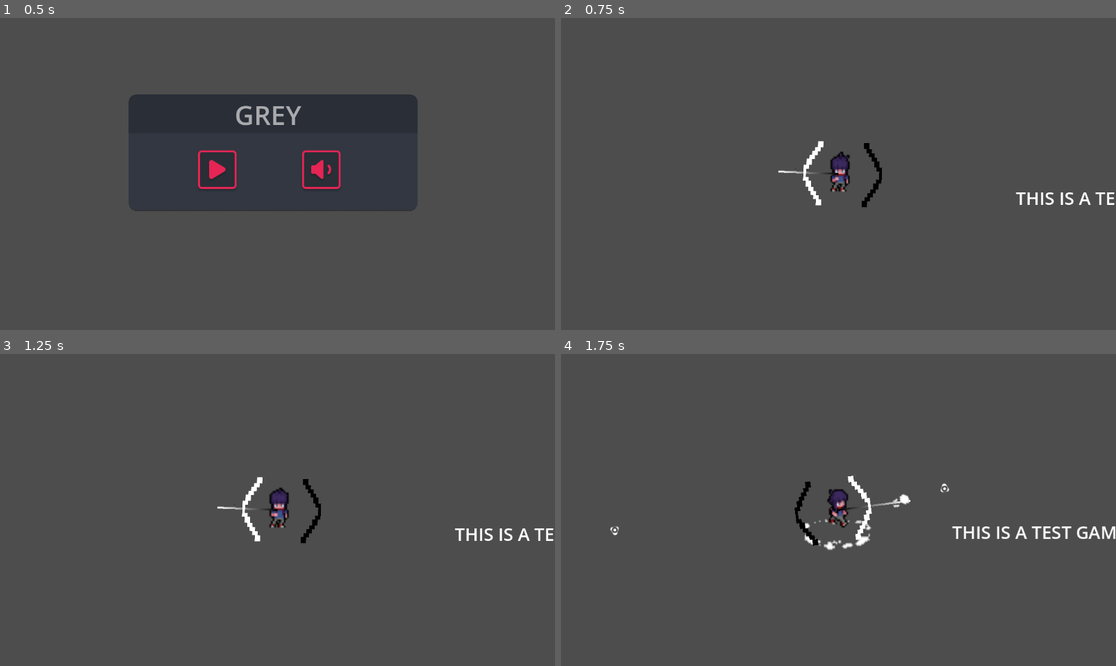
Above: before the commit, frames 1-4 (two rows, left to right).
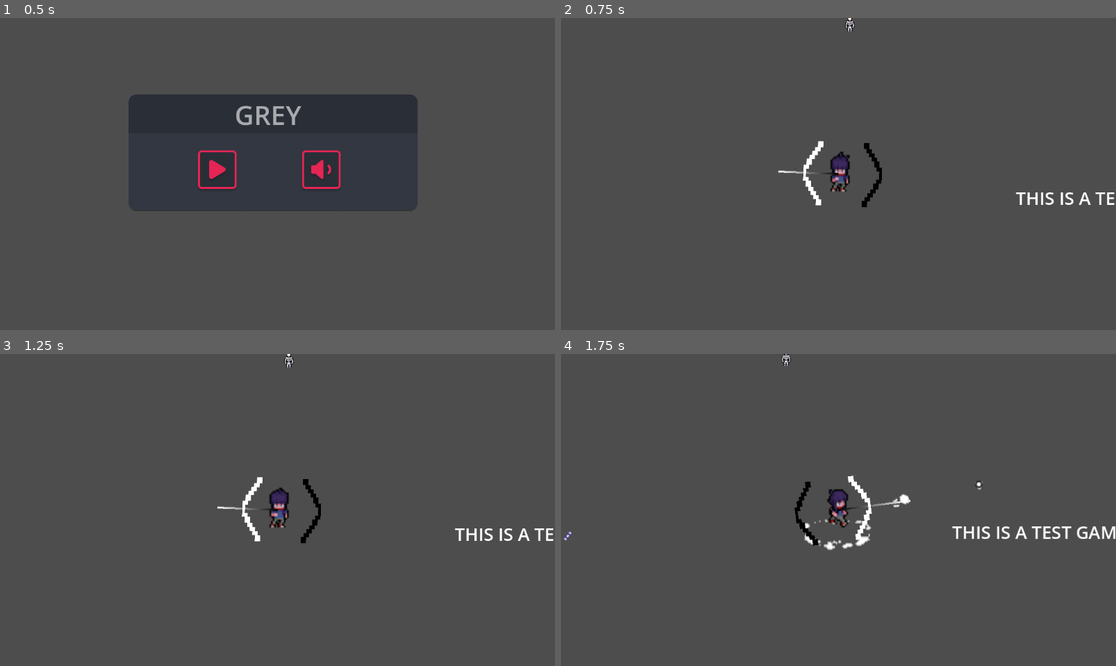
Above: after the commit, the same moments.

Repository: neveront/myFirstGame
Game: Godot game, scene res://scenes/main.tscn
Two runs of this game, one before a commit and one after it. Both use one fixed random seed, a clock stepped at 60 frames per second and the inputs below.
Inputs (mouse positions are in pixels of both pictures, inside the frame that each line leads up to):
- Up to frame 1 (0.5 s): no input
- Up to frame 2 (0.75 s): click (777, 170) at 0.5 s
- Up to frame 3 (1.25 s): no input
- Up to frame 4 (1.75 s): tap Enter at 1.25 s; move the mouse to (960, 494) at 1.27 s; hold D (walk_right) from 1.28 s (still down); right-click (960, 494) at 1.35 s; click (960, 494) at 1.42 s

Frame 1 is identical in both runs. In frame 2, less than 0.1% of the frame differs, in the area x 51-53%, y 0-5%; in frame 3, less than 0.1%; in frame 4, 0.1%, in the area x 0-76%, y 0-60%.

Commit message:
fixed shooting and added mob asset

Diff:
--- /dev/null
+++ b/mob.tscn
@@ -0,0 +1,337 @@
+[gd_scene load_steps=44 format=3 uid="uid://1ujsaof8jqm"]
+
+[ext_resource type="Texture2D" uid="uid://wp24cgtxplyo" path="res://assets/mobs/Skeleton/Skeleton_Idle.png" id="1_nokgg"]
+[ext_resource type="Texture2D" uid="uid://bqg7bxu3tfjsj" path="res://assets/mobs/Skeleton/Skeleton_Move.png" id="2_ubaqv"]
+
+[sub_resource type="AtlasTexture" id="AtlasTexture_p11y5"]
+atlas = ExtResource("1_nokgg")
+region = Rect2(0, 0, 128, 128)
+
+[sub_resource type="AtlasTexture" id="AtlasTexture_s5nov"]
+atlas = ExtResource("1_nokgg")
+region = Rect2(128, 0, 128, 128)
+
+[sub_resource type="AtlasTexture" id="AtlasTexture_b3mxk"]
+atlas = ExtResource("1_nokgg")
+region = Rect2(256, 0, 128, 128)
+
+[sub_resource type="AtlasTexture" id="AtlasTexture_1qmh0"]
+atlas = ExtResource("1_nokgg")
+region = Rect2(384, 0, 128, 128)
+
+[sub_resource type="AtlasTexture" id="AtlasTexture_gfurk"]
+atlas = ExtResource("1_nokgg")
+region = Rect2(0, 128, 128, 128)
+
+[sub_resource type="AtlasTexture" id="AtlasTexture_ieysi"]
+atlas = ExtResource("1_nokgg")
+region = Rect2(128, 128, 128, 128)
+
+[sub_resource type="AtlasTexture" id="AtlasTexture_cixyi"]
+atlas = ExtResource("1_nokgg")
+region = Rect2(256, 128, 128, 128)
+
+[sub_resource type="AtlasTexture" id="AtlasTexture_7ulmv"]
+atlas = ExtResource("1_nokgg")
+region = Rect2(384, 128, 128, 128)
+
+[sub_resource type="AtlasTexture" id="AtlasTexture_pcqmr"]
+atlas = ExtResource("1_nokgg")
+region = Rect2(0, 256, 128, 128)
+
+[sub_resource type="AtlasTexture" id="AtlasTexture_jbnni"]
+atlas = ExtResource("1_nokgg")
+region = Rect2(128, 256, 128, 128)
+
+[sub_resource type="AtlasTexture" id="AtlasTexture_yscv0"]
+atlas = ExtResource("1_nokgg")
+region = Rect2(256, 256, 128, 128)
+
+[sub_resource type="AtlasTexture" id="AtlasTexture_eqsov"]
+atlas = ExtResource("1_nokgg")
+region = Rect2(384, 256, 128, 128)
+
+[sub_resource type="AtlasTexture" id="AtlasTexture_wvrms"]
+atlas = ExtResource("1_nokgg")
+region = Rect2(0, 384, 128, 128)
+
+[sub_resource type="AtlasTexture" id="AtlasTexture_h0ign"]
+atlas = ExtResource("1_nokgg")
+region = Rect2(128, 384, 128, 128)
+
+[sub_resource type="AtlasTexture" id="AtlasTexture_6ak38"]
+atlas = ExtResource("1_nokgg")
+region = Rect2(256, 384, 128, 128)
+
+[sub_resource type="AtlasTexture" id="AtlasTexture_rxhkm"]
+atlas = ExtResource("1_nokgg")
+region = Rect2(384, 384, 128, 128)
+
+[sub_resource type="AtlasTexture" id="AtlasTexture_mhy1y"]
+atlas = ExtResource("2_ubaqv")
+region = Rect2(0, 0, 128, 128)
+
+[sub_resource type="AtlasTexture" id="AtlasTexture_gy8bd"]
+atlas = ExtResource("2_ubaqv")
+region = Rect2(128, 0, 128, 128)
+
+[sub_resource type="AtlasTexture" id="AtlasTexture_srff1"]
+atlas = ExtResource("2_ubaqv")
+region = Rect2(256, 0, 128, 128)
+
+[sub_resource type="AtlasTexture" id="AtlasTexture_hpl8x"]
+atlas = ExtResource("2_ubaqv")
+region = Rect2(384, 0, 128, 128)
+
+[sub_resource type="AtlasTexture" id="AtlasTexture_10kxg"]
+atlas = ExtResource("2_ubaqv")
+region = Rect2(512, 0, 128, 128)
+
+[sub_resource type="AtlasTexture" id="AtlasTexture_5en0g"]
+atlas = ExtResource("2_ubaqv")
+region = Rect2(640, 0, 128, 128)
+
+[sub_resource type="AtlasTexture" id="AtlasTexture_n647c"]
+atlas = ExtResource("2_ubaqv")
+region = Rect2(0, 128, 128, 128)
+
+[sub_resource type="AtlasTexture" id="AtlasTexture_7dsds"]
+atlas = ExtResource("2_ubaqv")
+region = Rect2(128, 128, 128, 128)
+
+[sub_resource type="AtlasTexture" id="AtlasTexture_fifov"]
+atlas = ExtResource("2_ubaqv")
+region = Rect2(256, 128, 128, 128)
+
+[sub_resource type="AtlasTexture" id="AtlasTexture_2jsyd"]
+atlas = ExtResource("2_ubaqv")
+region = Rect2(384, 128, 128, 128)
+
+[sub_resource type="AtlasTexture" id="AtlasTexture_8btig"]
+atlas = ExtResource("2_ubaqv")
+region = Rect2(512, 128, 128, 128)
+
+[sub_resource type="AtlasTexture" id="AtlasTexture_e4h0j"]
+atlas = ExtResource("2_ubaqv")
+region = Rect2(640, 128, 128, 128)
+
+[sub_resource type="AtlasTexture" id="AtlasTexture_drs6q"]
+atlas = ExtResource("2_ubaqv")
+region = Rect2(0, 256, 128, 128)
+
+[sub_resource type="AtlasTexture" id="AtlasTexture_ux8s0"]
+atlas = ExtResource("2_ubaqv")
+region = Rect2(128, 256, 128, 128)
+
+[sub_resource type="AtlasTexture" id="AtlasTexture_sahnv"]
+atlas = ExtResource("2_ubaqv")
+region = Rect2(256, 256, 128, 128)
+
+[sub_resource type="AtlasTexture" id="AtlasTexture_sheiy"]
+atlas = ExtResource("2_ubaqv")
+region = Rect2(384, 256, 128, 128)
+
+[sub_resource type="AtlasTexture" id="AtlasTexture_0bfok"]
+atlas = ExtResource("2_ubaqv")
+region = Rect2(512, 256, 128, 128)
+
+[sub_resource type="AtlasTexture" id="AtlasTexture_ablnv"]
+atlas = ExtResource("2_ubaqv")
+region = Rect2(640, 256, 128, 128)
+
+[sub_resource type="AtlasTexture" id="AtlasTexture_ora81"]
+atlas = ExtResource("2_ubaqv")
+region = Rect2(0, 384, 128, 128)
+
+[sub_resource type="AtlasTexture" id="AtlasTexture_mvl7c"]
+atlas = ExtResource("2_ubaqv")
+region = Rect2(128, 384, 128, 128)
+
+[sub_resource type="AtlasTexture" id="AtlasTexture_xg2go"]
+atlas = ExtResource("2_ubaqv")
+region = Rect2(256, 384, 128, 128)
+
+[sub_resource type="AtlasTexture" id="AtlasTexture_v0e4p"]
+atlas = ExtResource("2_ubaqv")
+region = Rect2(384, 384, 128, 128)
+
+[sub_resource type="AtlasTexture" id="AtlasTexture_sdeej"]
+atlas = ExtResource("2_ubaqv")
+region = Rect2(512, 384, 128, 128)
+
+[sub_resource type="AtlasTexture" id="AtlasTexture_obqkd"]
+atlas = ExtResource("2_ubaqv")
+region = Rect2(640, 384, 128, 128)
+
+[sub_resource type="SpriteFrames" id="SpriteFrames_71xlh"]
+animations = [{
+"frames": [{
+"duration": 0.5,
+"texture": SubResource("AtlasTexture_p11y5")
+}, {
+"duration": 0.5,
+"texture": SubResource("AtlasTexture_s5nov")
+}, {
+"duration": 0.5,
+"texture": SubResource("AtlasTexture_b3mxk")
+}, {
+"duration": 0.5,
+"texture": SubResource("AtlasTexture_1qmh0")
+}],
+"loop": true,
+"name": &"idle_down",
+"speed": 5.0
+}, {
+"frames": [{
+"duration": 0.5,
+"texture": SubResource("AtlasTexture_gfurk")
+}, {
+"duration": 0.5,
+"texture": SubResource("AtlasTexture_ieysi")
+}, {
+"duration": 0.5,
+"texture": SubResource("AtlasTexture_cixyi")
+}, {
+"duration": 0.5,
+"texture": SubResource("AtlasTexture_7ulmv")
+}],
+"loop": true,
+"name": &"idle_left",
+"speed": 5.0
+}, {
+"frames": [{
+"duration": 0.5,
+"texture": SubResource("AtlasTexture_pcqmr")
+}, {
+"duration": 0.5,
+"texture": SubResource("AtlasTexture_jbnni")
+}, {
+"duration": 0.5,
+"texture": SubResource("AtlasTexture_yscv0")
+}, {
+"duration": 0.5,
+"texture": SubResource("AtlasTexture_eqsov")
+}],
+"loop": true,
+"name": &"idle_right",
+"speed": 5.0
+}, {
+"frames": [{
+"duration": 0.5,
+"texture": SubResource("AtlasTexture_wvrms")
+}, {
+"duration": 0.5,
+"texture": SubResource("AtlasTexture_h0ign")
+}, {
+"duration": 0.5,
+"texture": SubResource("AtlasTexture_6ak38")
+}, {
+"duration": 0.5,
+"texture": SubResource("AtlasTexture_rxhkm")
+}],
+"loop": true,
+"name": &"idle_up",
+"speed": 5.0
+}, {
+"frames": [{
+"duration": 0.5,
+"texture": SubResource("AtlasTexture_mhy1y")
+}, {
+"duration": 0.5,
+"texture": SubResource("AtlasTexture_gy8bd")
+}, {
+"duration": 0.5,
+"texture": SubResource("AtlasTexture_srff1")
+}, {
+"duration": 0.5,
+"texture": SubResource("AtlasTexture_hpl8x")
+}, {
+"duration": 0.5,
+"texture": SubResource("AtlasTexture_10kxg")
+}, {
+"duration": 0.5,
+"texture": SubResource("AtlasTexture_5en0g")
+}],
+"loop": true,
+"name": &"walk_down",
+"speed": 5.0
+}, {
+"frames": [{
+"duration": 0.5,
+"texture": SubResource("AtlasTexture_n647c")
+}, {
+"duration": 0.5,
+"texture": SubResource("AtlasTexture_7dsds")
+}, {
+"duration": 0.5,
+"texture": SubResource("AtlasTexture_fifov")
+}, {
+"duration": 0.5,
+"texture": SubResource("AtlasTexture_2jsyd")
+}, {
+"duration": 0.5,
+"texture": SubResource("AtlasTexture_8btig")
+}, {
+"duration": 0.5,
+"texture": SubResource("AtlasTexture_e4h0j")
+}],
+"loop": true,
+"name": &"walk_left",
+"speed": 5.0
+}, {
+"frames": [{
+"duration": 0.5,
+"texture": SubResource("AtlasTexture_drs6q")
+}, {
+"duration": 0.5,
+"texture": SubResource("AtlasTexture_ux8s0")
+}, {
+"duration": 0.5,
+"texture": SubResource("AtlasTexture_sahnv")
+}, {
+"duration": 0.5,
+"texture": SubResource("AtlasTexture_sheiy")
+}, {
+"duration": 0.5,
+"texture": SubResource("AtlasTexture_0bfok")
+}, {
+"duration": 0.5,
+"texture": SubResource("AtlasTexture_ablnv")
+}],
+"loop": true,
+"name": &"walk_right",
+"speed": 5.0
+}, {
+"frames": [{
+"duration": 0.5,
+"texture": SubResource("AtlasTexture_ora81")
+}, {
+"duration": 0.5,
+"texture": SubResource("AtlasTexture_mvl7c")
+}, {
+"duration": 0.5,
+"texture": SubResource("AtlasTexture_xg2go")
+}, {
+"duration": 0.5,
+"texture": SubResource("AtlasTexture_v0e4p")
+}, {
+"duration": 0.5,
+"texture": SubResource("AtlasTexture_sdeej")
+}, {
+"duration": 0.5,
+"texture": SubResource("AtlasTexture_obqkd")
+}],
+"loop": true,
+"name": &"walk_up",
+"speed": 5.0
+}]
+
+[node name="mob_skeleton" type="CharacterBody2D"]
+
+[node name="AnimatedSprite2D" type="AnimatedSprite2D" parent="."]
+sprite_frames = SubResource("SpriteFrames_71xlh")
+animation = &"idle_up"
+frame = 2
+frame_progress = 0.437023
+
+[node name="CollisionShape2D" type="CollisionShape2D" parent="."]
--- a/scenes/gameplay.tscn
+++ b/scenes/gameplay.tscn
@@ -1,7 +1,8 @@
-[gd_scene load_steps=3 format=3 uid="uid://b0etb7tqiyqhh"]
+[gd_scene load_steps=4 format=3 uid="uid://b0etb7tqiyqhh"]
 
 [ext_resource type="PackedScene" uid="uid://cjkrwh14l6sw4" path="res://scenes/main_character.tscn" id="1_n4psk"]
 [ext_resource type="AudioStream" uid="uid://cbky6tx6l87i3" path="res://assets/audios/01 - DavidKBD - Purgatory Pack - Purgatory.ogg" id="2_00tan"]
+[ext_resource type="PackedScene" uid="uid://1ujsaof8jqm" path="res://mob.tscn" id="3_l1v76"]
 
 [node name="gameplay" type="Node2D"]
 
@@ -19,4 +20,8 @@
 [node name="AudioStreamPlayer" type="AudioStreamPlayer" parent="."]
 stream = ExtResource("2_00tan")
 volume_db = -20.0
-autoplay = true
+
+[node name="StaticBody2D" parent="." instance=ExtResource("3_l1v76")]
+position = Vector2(-32, -280)
+collision_layer = 15
+collision_mask = 15
--- a/scenes/menu.tscn
+++ b/scenes/menu.tscn
@@ -46,6 +46,5 @@
 [node name="AudioStreamPlayer" type="AudioStreamPlayer" parent="."]
 stream = ExtResource("7_g7jxm")
 volume_db = -19.855
-autoplay = true
 
 [connection signal="pressed" from="playButton" to="." method="_on_play_button_pressed"]
--- a/scenes/projectile.tscn
+++ b/scenes/projectile.tscn
@@ -132,8 +132,8 @@
 }]
 
 [node name="projectile" type="CharacterBody2D"]
-collision_layer = 2
-collision_mask = 0
+collision_layer = 15
+collision_mask = 15
 script = ExtResource("1_q3m7n")
 
 [node name="CollisionShape2D" type="CollisionShape2D" parent="."]
@@ -143,3 +143,4 @@
 scale = Vector2(1.0625, 1.0625)
 sprite_frames = SubResource("SpriteFrames_g1ida")
 animation = &"white_bullet"
+frame_progress = 0.948334
--- a/scripts/gun.gd
+++ b/scripts/gun.gd
@@ -20,11 +20,11 @@
 	var animation_type: String
 
 	if is_right_click:
-		offset = forward_vector * -125
+		offset = forward_vector * -70
 		bullet_dir = direction + PI
 		animation_type = "black_bullet"  # ← Name of rear animation
 	else:
-		offset = forward_vector * 125
+		offset = forward_vector * 70
 		bullet_dir = direction
 		animation_type = "white_bullet"  # ← Name of front animation
 	print(animation_type)
--- a/scripts/main_character.gd
+++ b/scripts/main_character.gd
@@ -4,7 +4,7 @@
 @onready var animated_sprite: AnimatedSprite2D = $movements
 @onready var smoke_effect: AnimatedSprite2D = $attackEffect
 @onready var crosshair_line: Line2D = $crosshairLine
-@onready var bullet_animation: AnimatedSprite2D = get_node("/projectile/bulletEffect")
+#@onready var bullet_animation: AnimatedSprite2D = get_node("/projectile/bulletEffect")
 
 
 var last_direction: String = "down"
--- a/scripts/projectile.gd
+++ b/scripts/projectile.gd
@@ -1,23 +1,22 @@
 extends CharacterBody2D
 
-@export var SPEED = 600
+@export var SPEED = 1000
 var dir: float
 var spawnPos: Vector2
 var spawnRot: float
-var animation_type: String = "white_bullet"  # Default animation
+var animation_type: String = "black_bullet"  # Default animation
 
-@onready var bullet_effect: AnimatedSprite2D = $AnimatedSprite2D
+@onready var bullet_effect: AnimatedSprite2D = $bulletEffect
 
 func _ready():
 	global_position = spawnPos
 	global_rotation = spawnRot
+	print(animation_type)
+	if bullet_effect:
+		bullet_effect.play(animation_type)
+	else:
+		bullet_effect.play("white_bullet")  # fallback if animation not found
 
-	if bullet_effect:
-		if bullet_effect.has_animation(animation_type):
-			bullet_effect.play(animation_type)
-		else:
-			bullet_effect.play("white_bullet")  # fallback if animation not found
-	print(animation_type)
 func _physics_process(delta):
 	velocity = Vector2(SPEED, 0).rotated(dir)
 	move_and_slide()
Binary file added: assets/mobs/Skeleton/Skeleton_Idle.png
Not shown, added: assets/mobs/Skeleton/Skeleton_Idle.png.import
Binary file added: assets/mobs/Skeleton/Skeleton_Move.png
Not shown, added: assets/mobs/Skeleton/Skeleton_Move.png.import
Binary file added: assets/mobs/Witch Doctor/Witch_Doctor_Idle.png
Not shown, added: assets/mobs/Witch Doctor/Witch_Doctor_Idle.png.import
Binary file added: assets/mobs/Witch Doctor/Witch_Doctor_Move.png
Not shown, added: assets/mobs/Witch Doctor/Witch_Doctor_Move.png.import
Binary file added: assets/mobs/Witch Doctor/Witch_Doctor_Skill.png
Not shown, added: assets/mobs/Witch Doctor/Witch_Doctor_Skill.png.import
